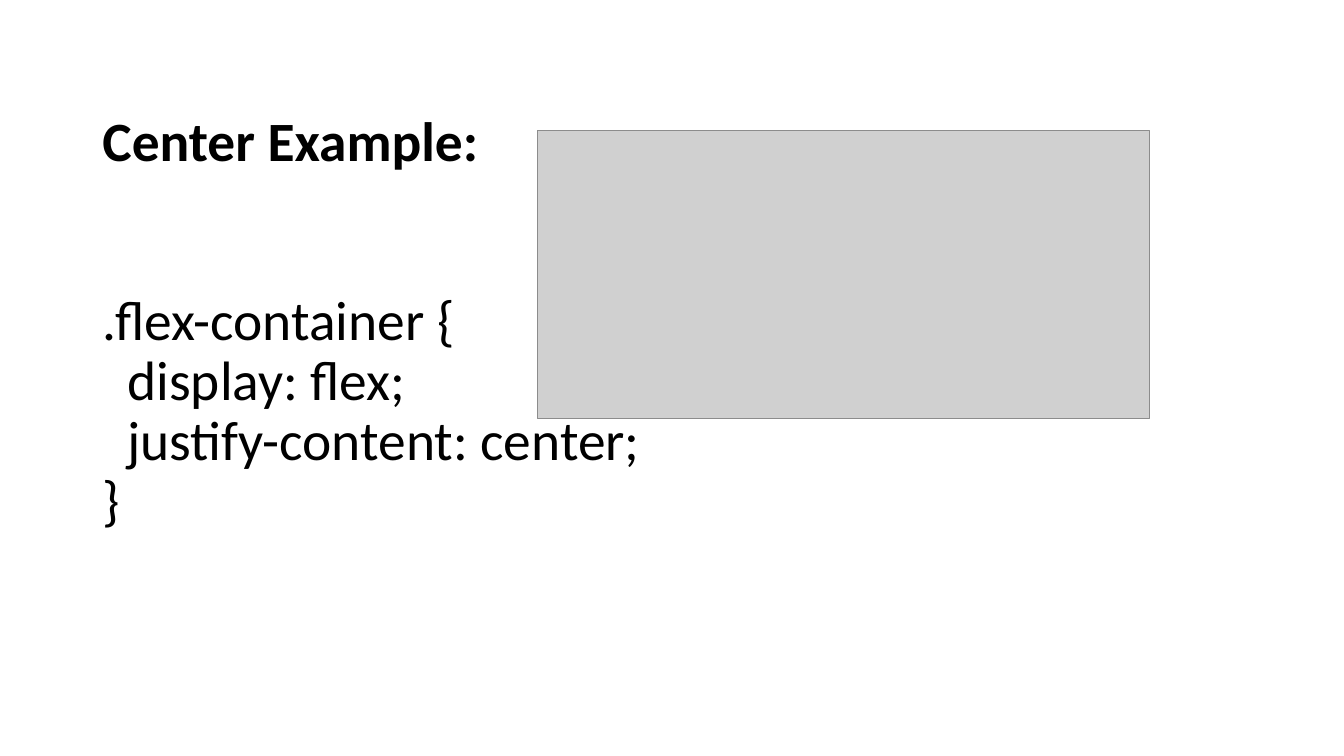
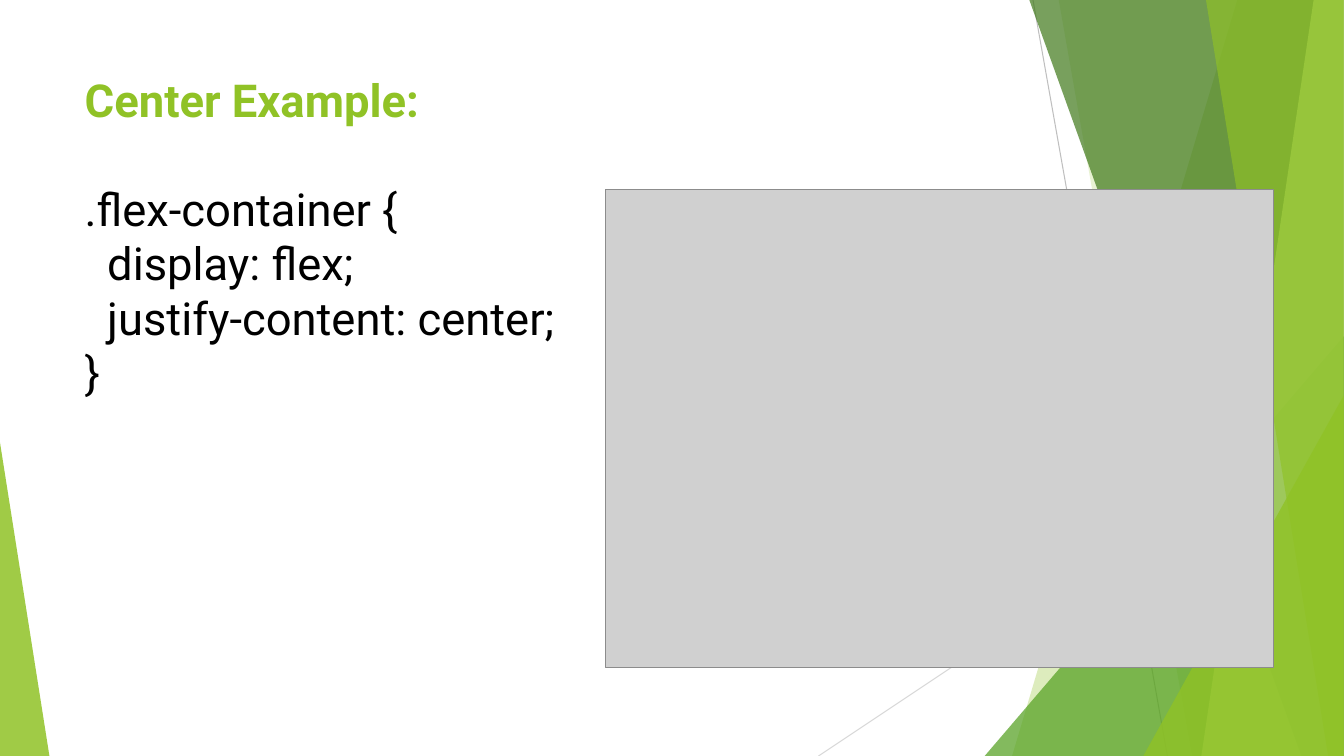
Before and after one commit to joeSuchan/flexboxProject, a slide deck: slide 14 of FlexBox 1D.pptx (slide 13 before the commit). Drawn at 1344x756 pixels with LibreOffice and Linux fonts; fonts in the diff are those of the drawing; grey boxes stand for pictures. Boxes give left, top, right and bottom in pixels: in the first picture for what was removed or moved away, otherwise in the second. Text is boxed around its words. In the diff, an @@ line names an element or a change of style, - is before the commit and + after.

```diff
--- a/FlexBox 1D.pptx
+++ b/FlexBox 1D.pptx
@@ title "Center Example: .flex-container { display: ...": place and size @@
-title "Center Example: .flex-container { display: ..." at [102, 122, 640, 470]
+title "Center Example: .flex-container { display: ..." at [85, 83, 555, 345]
@@ title "Center Example: .flex-container { display: ..." at [85, 83, 555, 345]: size 39.6 to 32.4 pt, font Calibri to Roboto; text colour #000000 to #90C226 in "Center Example:"; line spacing 0.9 to 1; vertical alignment middle to top @@
@@ picture: place and size @@
-picture at [537, 131, 1149, 419]
+picture at [606, 190, 1273, 668]
@@ group added at [0, 0, 1344, 756]: 5 freeform shapes, 3 triangles, 2 lines @@
```
Also in this commit, not shown: 26 other slides changed, 2 slides added.
